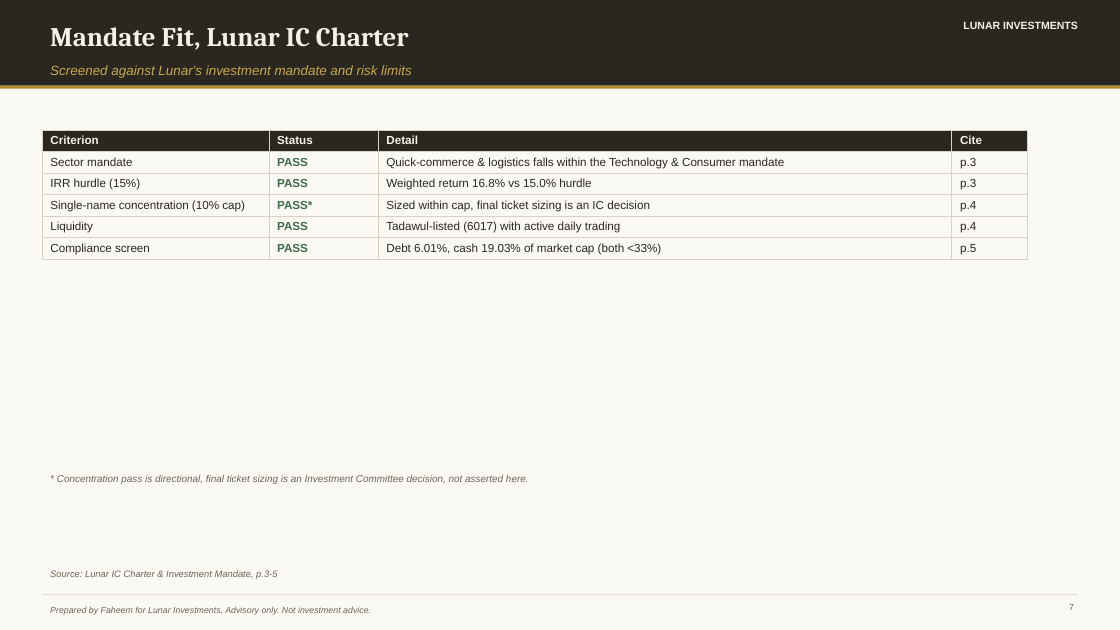
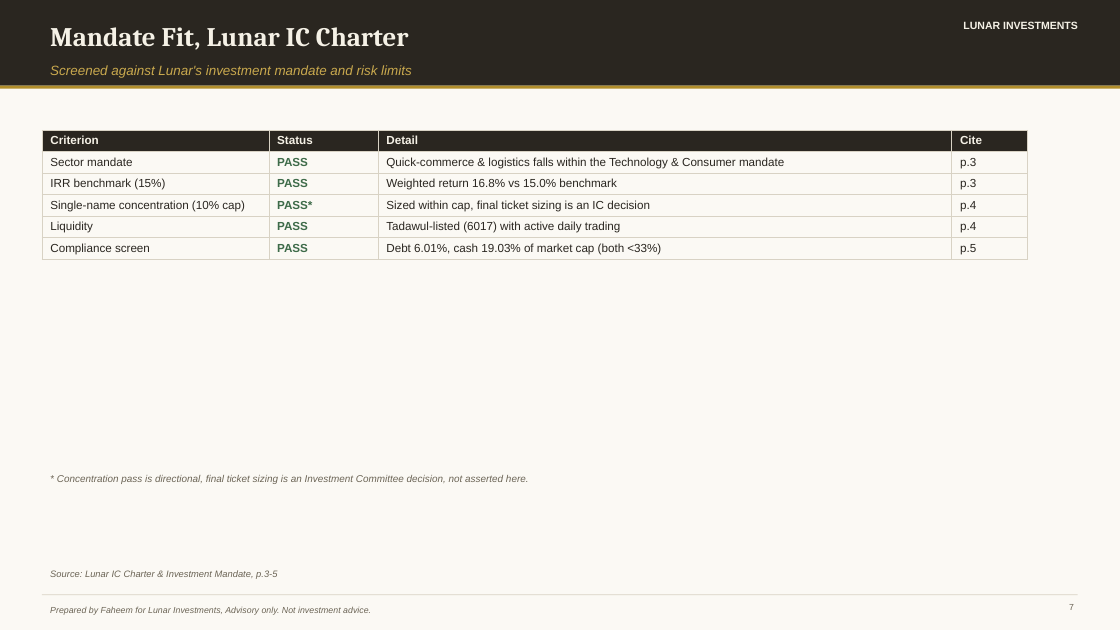
Before and after one commit to sawtag/faheem-new, a slide deck: slide 7 of public/artifacts/jahez-board-deck.pptx. Drawn at 1120x630 pixels with LibreOffice and Linux fonts; fonts in the diff are those of the drawing. Boxes give left, top, right and bottom in pixels: in the first picture for what was removed or moved away, otherwise in the second. Text is boxed around its words. In the diff, an @@ line names an element or a change of style, - is before the commit and + after.

```diff
--- a/public/artifacts/jahez-board-deck.pptx
+++ b/public/artifacts/jahez-board-deck.pptx
@@ table at (x1=42, y1=130, x2=1028, y2=259) @@
-row 3, column 1: IRR hurdle (15%)
+row 3, column 1: IRR benchmark (15%)
-row 3, column 3: Weighted return 16.8% vs 15.0% hurdle
+row 3, column 3: Weighted return 16.8% vs 15.0% benchmark
```
Also in this commit, not shown: 3 other slides changed, 51 other files.
